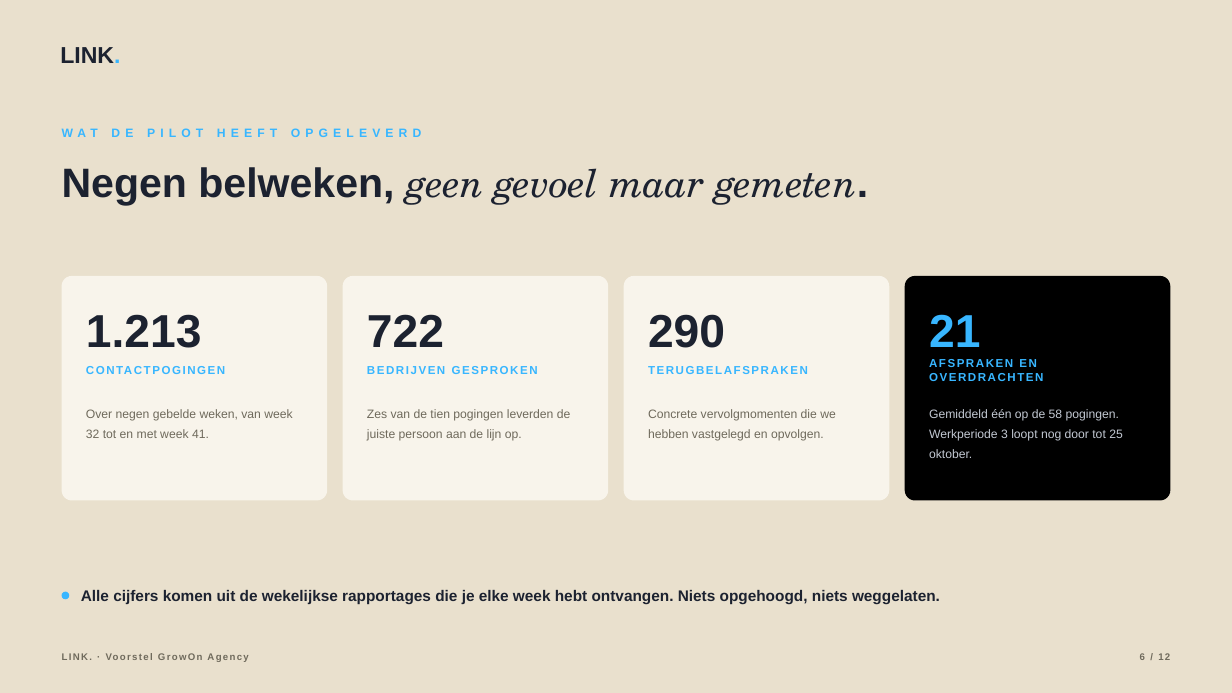
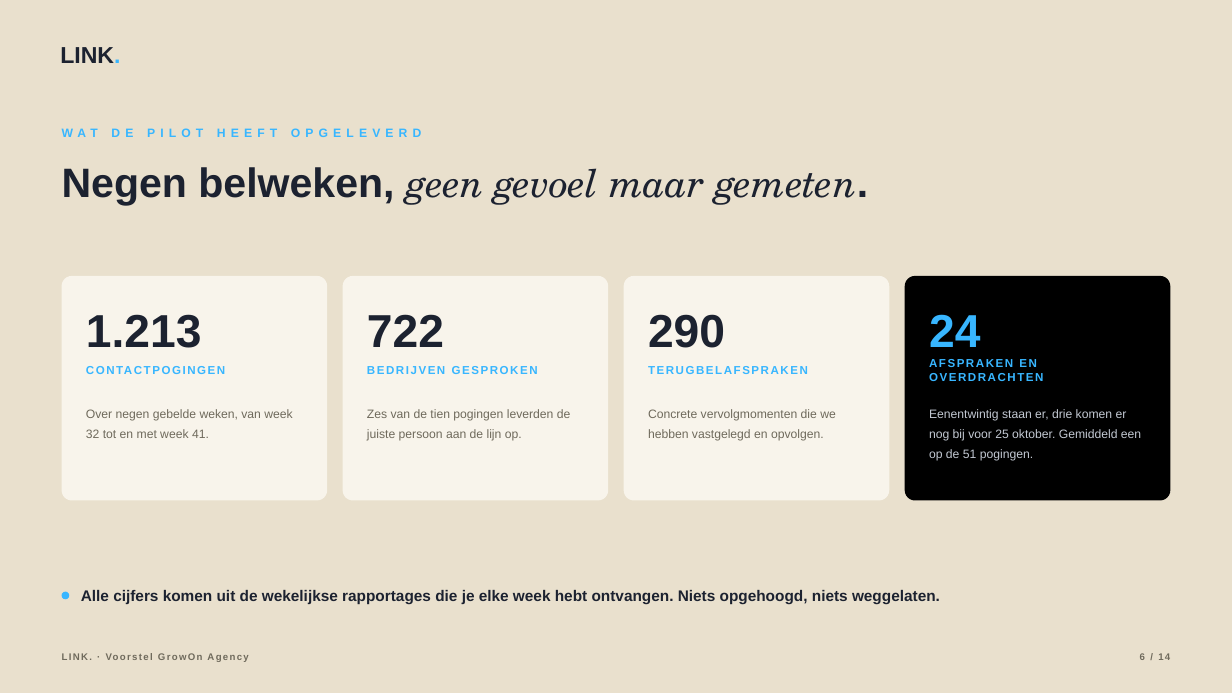
Before and after one commit to hens-lang/Test, a slide deck: slide 6 of output/LINK. voorstel GrowOn Agency.pptx. Drawn at 1232x693 pixels with LibreOffice and Linux fonts; fonts in the diff are those of the drawing. Boxes give left, top, right and bottom in pixels: in the first picture for what was removed or moved away, otherwise in the second. Text is boxed around its words. In the diff, an @@ line names an element or a change of style, - is before the commit and + after.

```diff
--- a/output/LINK. voorstel GrowOn Agency.pptx
+++ b/output/LINK. voorstel GrowOn Agency.pptx
@@ text at (x1=929, y1=314, x2=980, y2=347): text changed @@
-21
+24
@@ text at (x1=929, y1=409, x2=1141, y2=461): text changed @@
-Gemiddeld één op de 58 pogingen. Werkperiode 3 loopt nog door tot 25 oktober.
+Eenentwintig staan er, drie komen er nog bij voor 25 oktober. Gemiddeld een op de 51 pogingen.
```
Also in this commit, not shown: 10 other slides changed, 3 slides added, 1 slide removed, 17 other files.
